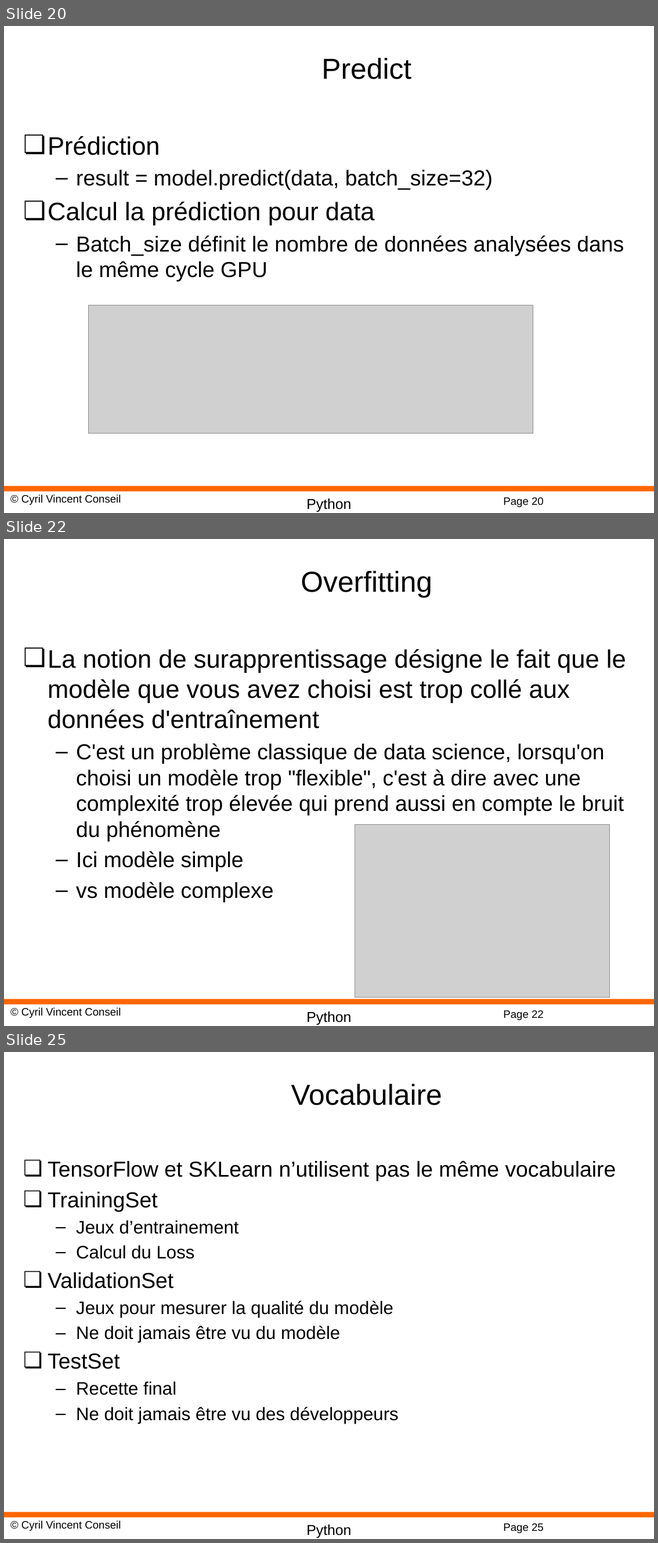
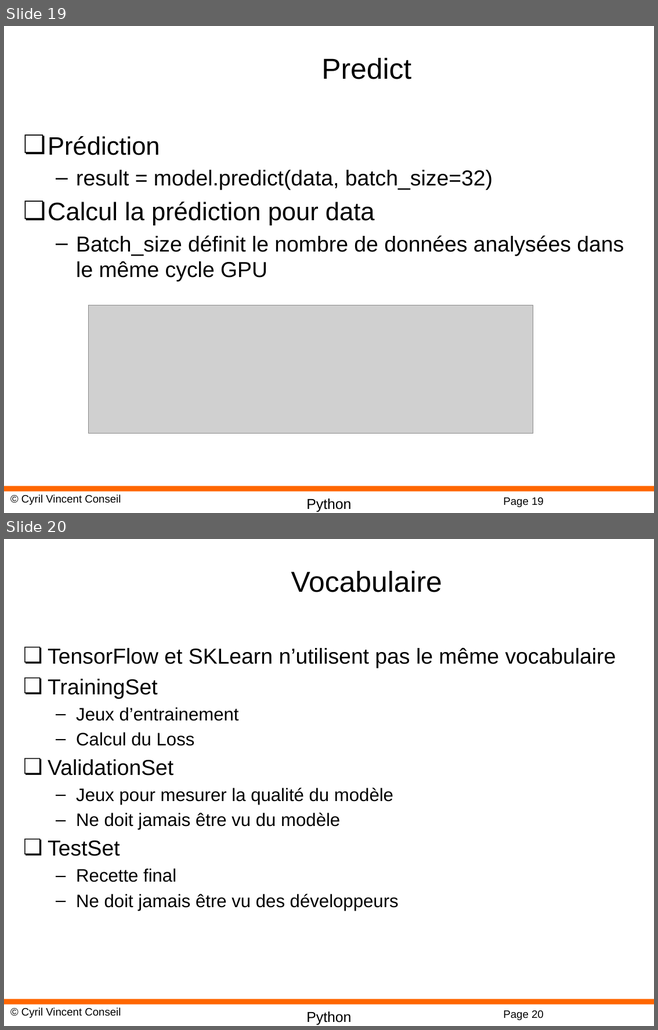
Before and after one commit to cyrilvincent/ML, a slide deck: PPT/DeepLearning09-Keras.pptx. Shown one above the other, each under a label of ours: slides 20, 22 and 25 before the commit, slides 19 and 20 after it; the slides between them are not shown. The pictures are 658x1543 and 658x1030 pixels, drawn with LibreOffice and Linux fonts; fonts in the diff are those of the drawing; grey boxes stand for pictures; background and template pictures are left out. Boxes give left, top, right and bottom in pixels: in the first picture for what was removed or moved away, otherwise in the second. Text is boxed around its words. In the diff, an @@ line names an element or a change of style, - is before the commit and + after.

```diff
--- a/PPT/DeepLearning09-Keras.pptx
+++ b/PPT/DeepLearning09-Keras.pptx
@@ slide 22 removed at (4,539,654,1026), background #FFFFFF; not listed: 4 template elements that a slide beside it also shows @@
@@ title removed at (300,571,432,598) @@
-Overfitting
@@ text removed at (48,649,626,902) @@
-❏ La notion de surapprentissage désigne le fait que le modèle que vous avez choisi est trop collé aux données d'entraînement
-  – C'est un problème classique de data science, lorsqu'on choisi un modèle trop "flexible", c'est à dire avec une complexité trop élevée qui prend aussi en compte le bruit du phénomène
-  – Ici modèle simple
-  – vs modèle complexe
@@ picture removed at (354,825,610,998) @@
@@ what was slide 20 is now slide 19 @@
@@ page number at (503,498,543,507): text changed @@
-Page 20
+Page 19
@@ what was slide 25 is now slide 20 @@
@@ page number at (503,1011,543,1020): text changed @@
-Page 25
+Page 20
```
Also in this commit, not shown: 2 slides changed, 17 other slides removed, 3 other files.
